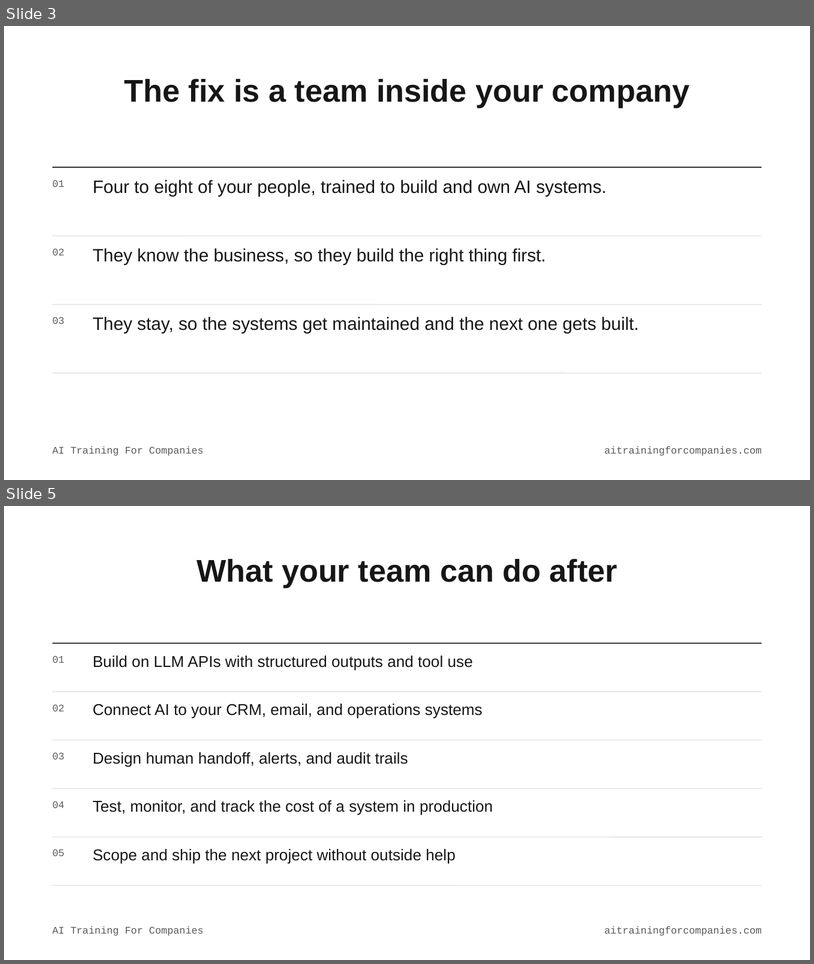
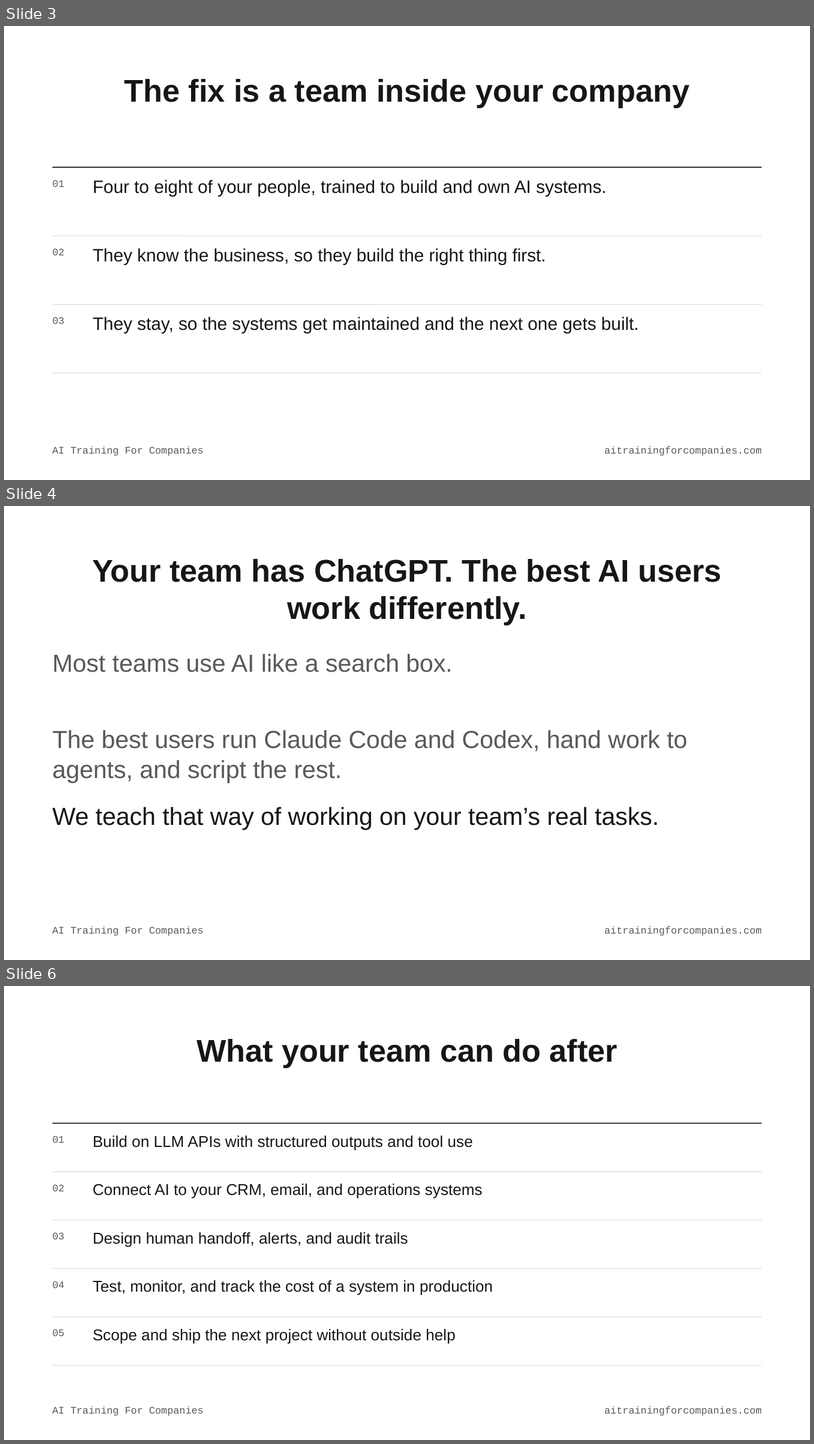
Before and after one commit to wonderfly123/ai-training-for-companies, a slide deck: docs/deck/AI-Training-For-Companies.pptx. Shown one above the other, each under a label of ours: slides 3 and 5 before the commit, slides 3, 4 and 6 after it; the slides between them are not shown. The pictures are 814x964 and 814x1444 pixels, drawn with LibreOffice and Linux fonts; fonts in the diff are those of the drawing. Boxes give left, top, right and bottom in pixels: in the first picture for what was removed or moved away, otherwise in the second. Text is boxed around its words. In the diff, an @@ line names an element or a change of style, - is before the commit and + after.

```diff
--- a/docs/deck/AI-Training-For-Companies.pptx
+++ b/docs/deck/AI-Training-For-Companies.pptx
@@ slide 4 added at bbox=[4, 506, 810, 960], background #FFFFFF; not listed: 2 template elements that a slide beside it also shows @@
@@ title added at bbox=[92, 559, 722, 625], 28 pt, text #161616, bold @@
+Your team has ChatGPT. The best AI users work differently.
@@ text added at bbox=[53, 654, 452, 672], 22 pt, text #595959 @@
+Most teams use AI like a search box.
@@ text added at bbox=[53, 730, 687, 783], 22 pt, text #595959 @@
+The best users run Claude Code and Codex, hand work to agents, and script the rest.
@@ text added at bbox=[53, 807, 659, 829], 22 pt, text #161616 @@
+We teach that way of working on your team’s real tasks.
@@ what was slide 5 is now slide 6 @@
```
Also in this commit, not shown: 1 slide changed, 14 other files.
